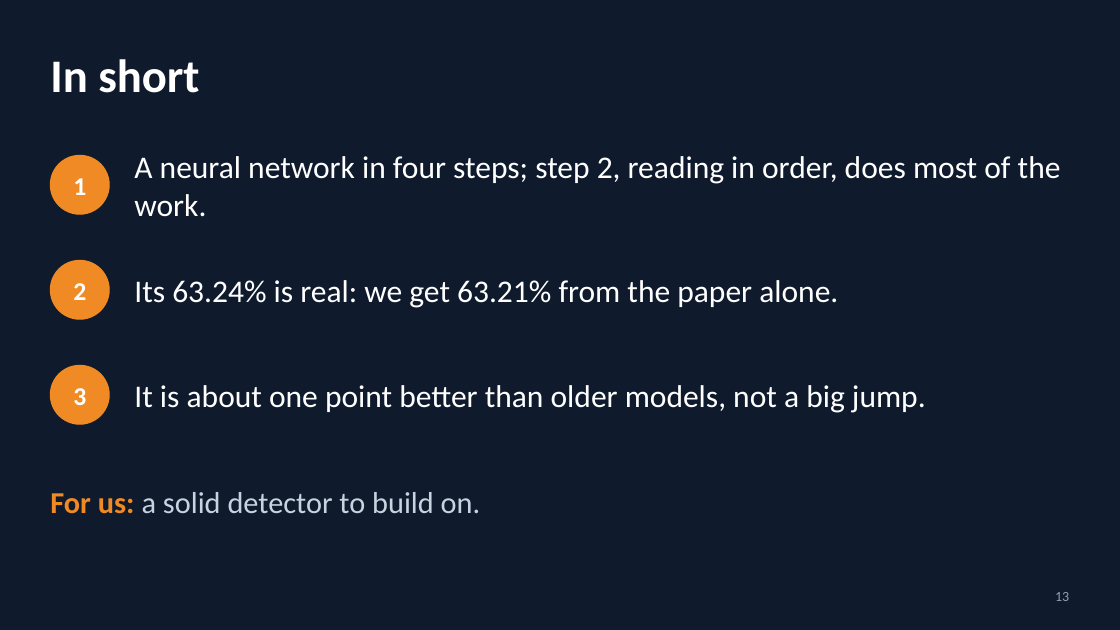
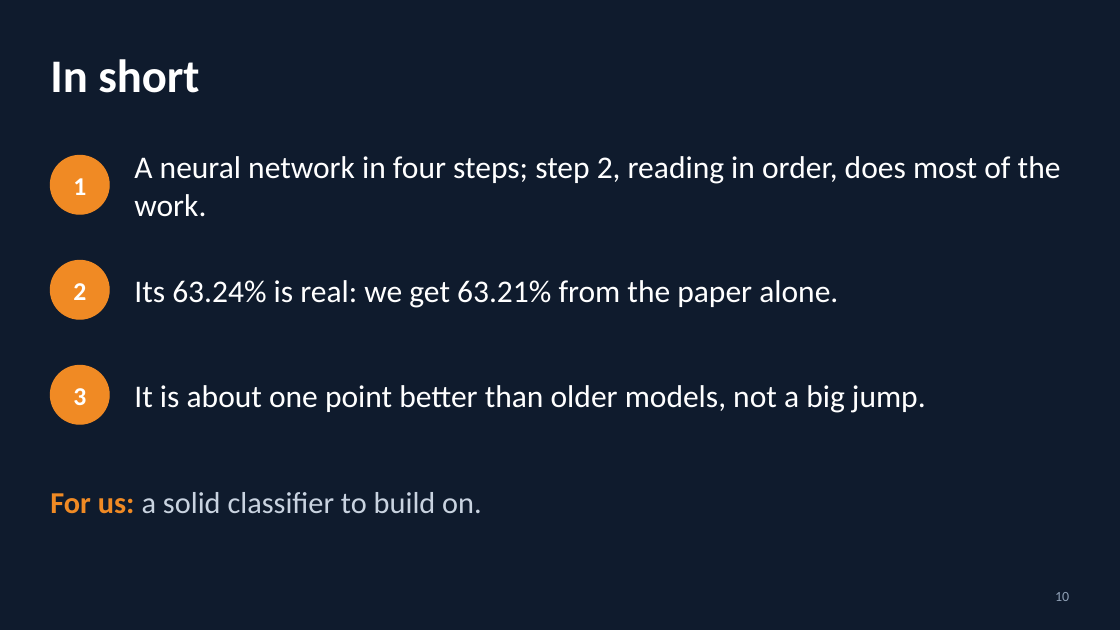
Before and after one commit to YusufBilo78/amc, a slide deck: slide 10 of deck/moshe_paper_icrnna.pptx (slide 13 before the commit). Drawn at 1120x630 pixels with LibreOffice and Linux fonts; fonts in the diff are those of the drawing. Boxes give left, top, right and bottom in pixels: in the first picture for what was removed or moved away, otherwise in the second. Text is boxed around its words. In the diff, an @@ line names an element or a change of style, - is before the commit and + after.

```diff
--- a/deck/moshe_paper_icrnna.pptx
+++ b/deck/moshe_paper_icrnna.pptx
@@ text at (x1=50, y1=492, x2=482, y2=514): text changed @@
-For us: a solid detector to build on.
+For us: a solid classifier to build on.
@@ text at (x1=1055, y1=592, x2=1069, y2=601): text changed @@
-13
+10
```
Also in this commit, not shown: 18 other slides changed, 3 slides removed, 13 other files.
